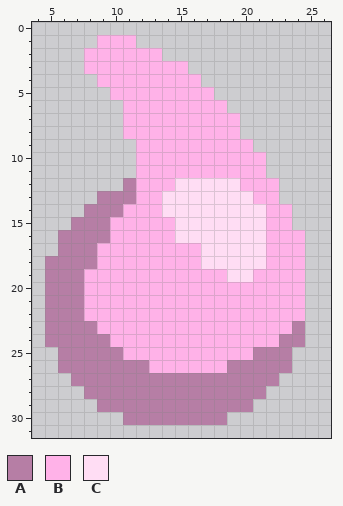
Two states of a pixel-art sprite, sprites/items/pure-thaumium.png. The picture above is the old version.
The file is 32x32 pixels. Shown: x 4..26, y 0..31.
Palette (. is transparent): A #b67ea5  B #ffb2e8  C #ffddf4
Pixels before, first column x 5:
 1 ....BBB.............
 2 ...BBBBBB...........
 3 ...BBBBBBBB.........
 4 ....BBBBBBBB........
 5 .....BBBBBBBB.......
 6 ......BBBBBBBB......
 7 ......BBBBBBBBB.....
 8 ......BBBBBBBBB.....
 9 .......BBBBBBBBB....
10 .......BBBBBBBBBB...
11 .......BBBBBBBBBB...
12 ......ABBBCCCCCBBB..
13 ....AAABBCCCCCCCBB..
14 ...AAABBBCCCCCCCCBB.
15 ..AAABBBBBCCCCCCCBB.
16 .AAAABBBBBCCCCCCCBBB
17 .AAABBBBBBBBCCCCCBBB
18 AAAABBBBBBBBCCCCCBBB
19 AAABBBBBBBBBBBCCBBBB
20 AAABBBBBBBBBBBBBBBBB
21 AAABBBBBBBBBBBBBBBBB
22 AAABBBBBBBBBBBBBBBBB
23 AAAABBBBBBBBBBBBBBBA
24 AAAAABBBBBBBBBBBBBAA
25 .AAAAABBBBBBBBBBAAA.
26 .AAAAAAABBBBBBAAAAA.
27 ..AAAAAAAAAAAAAAAA..
28 ...AAAAAAAAAAAAAA...
29 ....AAAAAAAAAAAA....
30 ......AAAAAAAA......
After the commit:
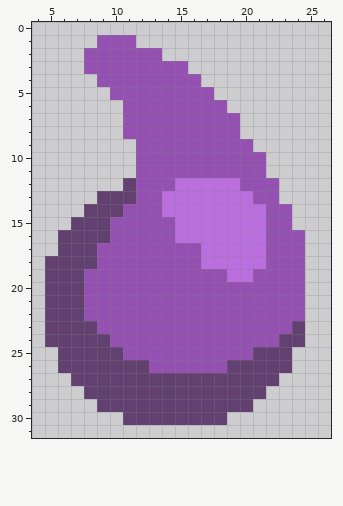
The exact change:
{"colour":"A","old":"#b67ea5","new":"#624171"}
{"colour":"B","old":"#ffb2e8","new":"#9451b2"}
{"colour":"C","old":"#ffddf4","new":"#bb6ede"}
{"label":"changed","picture_box":[45,35,305,425]}
